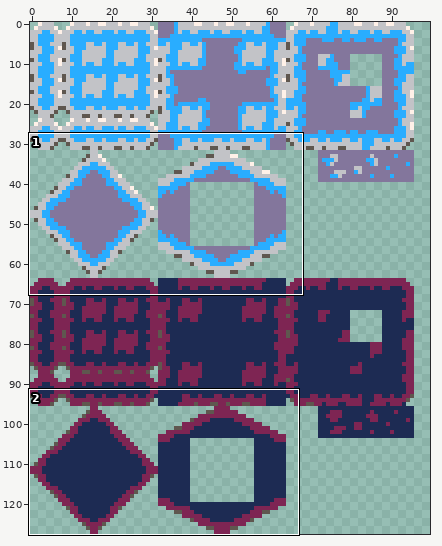
One commit to this sprite sheet: assets/tilesets/tileset_cave_alt.png. Above: a wide view before the commit, with the close-up outlined.
Close-up. Before the edit:
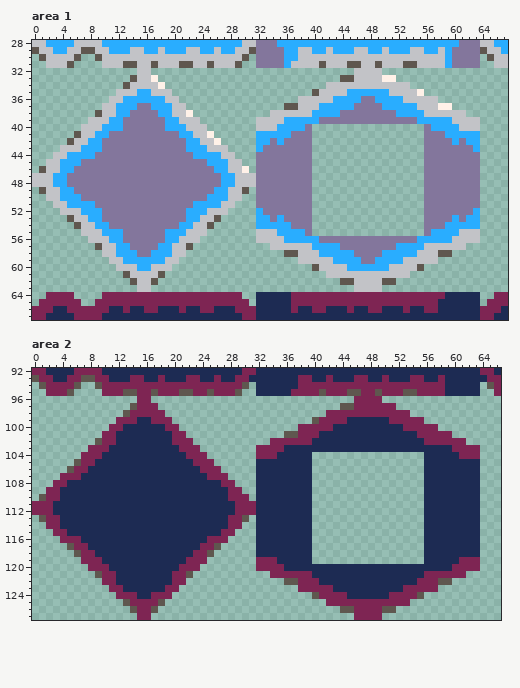
The file is 128x128 pixels. Shown: area 1: x 0..67, y 28..67; area 2: x 0..66, y 92..127. The wide view leaves out empty margins.
The same view after the edit:
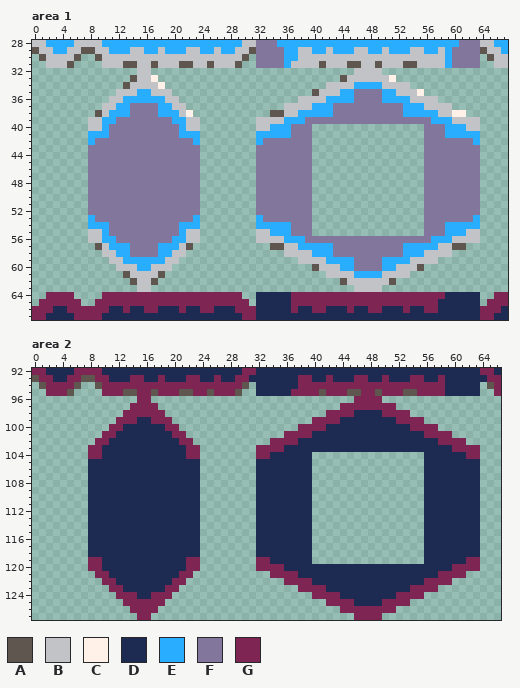
Palette (. is transparent): A #5f574f  B #c2c3c7  C #fff1e8  D #1d2b53  E #29adff  F #83769c  G #7e2553
Edits made:
Changed rows in their new state; - is an unchanged pixel.
Area 1:
first column x 0:
33 ---------------------------------------------B----B-------------
34 ----------------------------------------------EEEE--------------
35 --------------------------------------------E-FFFF-E------------
36 ------------------------------------------E---F--F---E----------
37 --------------F--F------------------BB--E--FFF----FFF--E--BB----
38 -----------E--------E-------------AA--EE---F--------F---EE--CC--
39 ----------E-F------F-E-----------------FF--------------FF-------
40 -------.---FF------FF---.---------E--FF------------------FF--E--
41 ------..E--------------E..--------------------------------------
42 -----...-F------------F-...------F-F------------------------F-F-
43 ----....FF------------FF....----F------------------------------F
44 ---.....F--------------F.....-----------------------------------
45 --......----------------......----------------------------------
46 -.......----------------.......---------------------------------
47 ........----------------........--------------------------------
48 ........----------------........--------------------------------
49 -.......----------------.......---------------------------------
50 --......----------------......----------------------------------
51 ---.....F--------------F.....-----------------------------------
52 ----....FF------------FF....----F------------------------------F
53 -----...-F------------F-...------F-F------------------------F-F-
54 ------..E--------------E..--------------------------------------
55 -------.---FF------FF---.---------E--FF------------------FF--E--
56 ----------E-F------F-E-----------------FF--------------FF-------
57 -----------E--------E-------------AA--EE---F--------F---EE--AA--
58 --------------F--F------------------BB--E--FFF----FFF--E--BB----
59 ------------------------------------------E---F--F---E----------
60 --------------------------------------------E-FFFF-E------------
61 ----------------------------------------------EEEE--------------
62 ---------------------------------------------B----B-------------
Area 2:
first column x 0:
 97 --------------G-----------------------------GG----------------
 98 -------------G--------------------------------DDDD------------
 99 ----------------------------------------G---D------D----------
100 ------------------------------------------D----------D--------
101 ------------------------------------GG--D--------------D------
102 ---------G-D--------D-----------------DD----------------DD----
103 ----------D----------D----------------------------------------
104 -------.----------------.---------D--------------------------D
105 ------..D--------------D..------------------------------------
106 -----...----------------...-----------------------------------
107 ----....----------------....----------------------------------
108 ---.....----------------.....---------------------------------
109 --......----------------......--------------------------------
110 -.......----------------.......-------------------------------
111 ........----------------........------------------------------
112 ........----------------........------------------------------
113 -.......----------------.......-------------------------------
114 --......----------------......--------------------------------
115 ---.....----------------.....---------------------------------
116 ----....----------------....----------------------------------
117 -----...----------------...-----------------------------------
118 ------..D--------------D..------------------------------------
119 -------.----------------.---------D--------------------------D
120 ----------D----------D----------------------------------------
121 ---------G-D--------D-G---------------DD----------------DD----
122 ------------------------------------GG--D--------------D--GG--
123 ------------------------------------------D----------D--------
124 ----------------------------------------G---D------D---G------
125 -------------G----G---------------------------DDDD------------
126 --------------G--G--------------------------GG----GG----------
Changed places in both close-ups, as pixel boxes (x1, y1, x2, y2):
changed: (32, 75, 480, 285)
changed: (32, 403, 137, 578)
changed: (270, 403, 466, 459)
changed: (172, 438, 256, 578)
changed: (270, 557, 466, 613)
changed: (123, 599, 165, 613)
